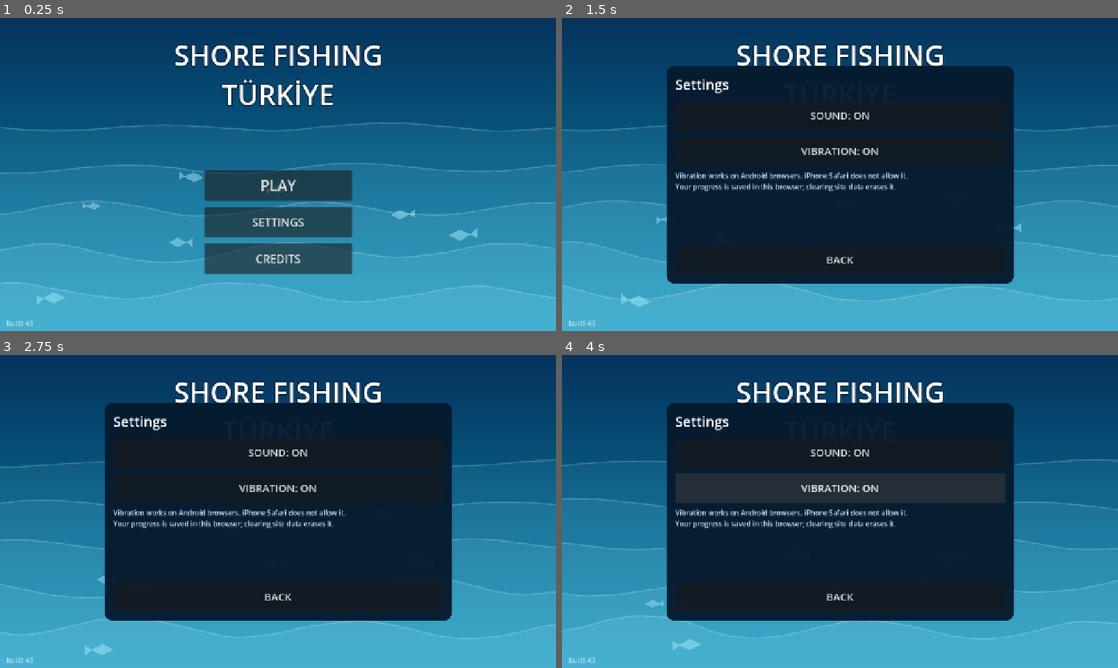
Above: before the commit, frames 1-4 (two rows, left to right).
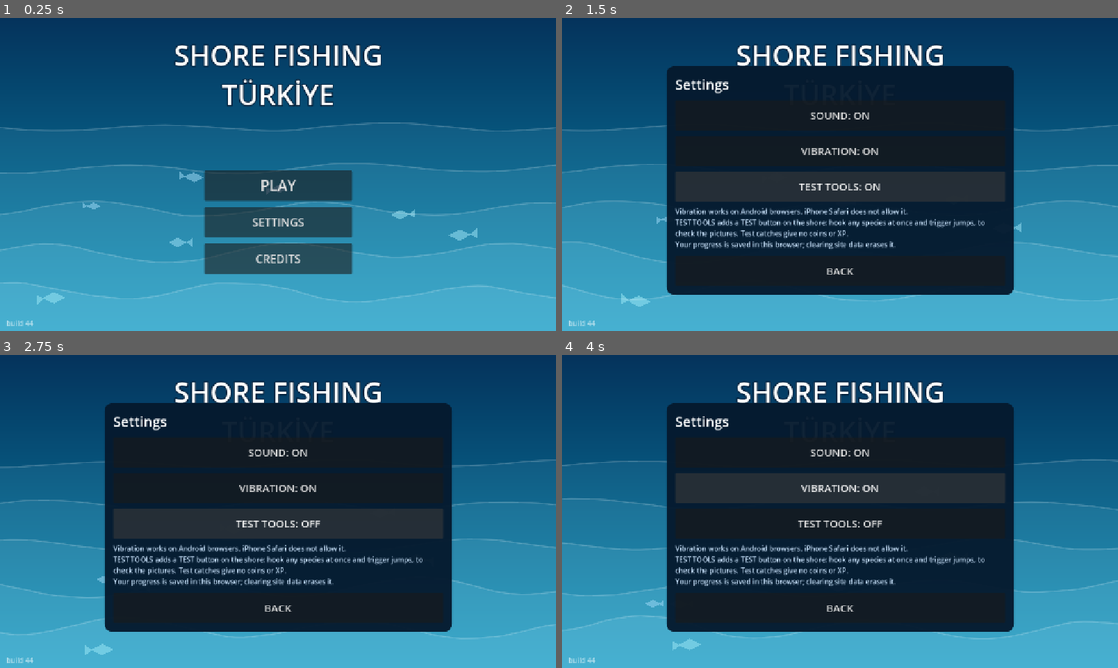
Above: after the commit, the same moments.

Repository: nextlevelcorp/godot_fishing_rpg
Game: Godot game, scene res://title_screen.tscn
The game is run twice, just before and just after one commit, with the same random seed, the same clock (stepped at 60 frames per second) and the same inputs.
Inputs (mouse positions are in pixels of both pictures, inside the frame that each line leads up to):
- Up to frame 1 (0.25 s): no input
- Up to frame 2 (1.5 s): click "SETTINGS" at 0.5 s; click (840, 187) at 1.25 s, where only the run after the commit has a clickable "TEST TOOLS: OFF"
- Up to frame 3 (2.75 s): click (278, 524) at 2 s, where only the run after the commit has a clickable "TEST TOOLS: ON"
- Up to frame 4 (4 s): click "VIBRATION: ON" at 2.75 s; click "VIBRATION: OFF" at 3.5 s

The runs differ from the first frame. In frame 1, less than 0.1% of the frame differs, in the area x 5-6%, y 96-99%; in frame 2, 9.8%, in the area x 5-82%, y 49-99%; in frame 3, 9.8%; in frame 4, 5.7%.

Commit message:
feat: cephalopod and crab sprites, sprite import tool, TEST tools (build 44)
- Squid, cuttlefish and blue crab pictures are used wherever a species is
  drawn (catch, other anglers' catches, journal); the crab, seen from above,
  does not bend (RealFish.NO_BEND).
- tools/art/import_sprites.py: the one repeatable way a picture becomes a
  sprite (empty check, real transparency kept, light background flooded
  away from the edges, trim, scale, contact sheet outside the project).
  Re-running it on the earlier uploads reproduces the committed files.
- TEST TOOLS in the title Settings: a TEST button on the shore hooks any
  species at once (size choice), JUMP/THRASH/ROLL/LAND buttons during a test
  fish; test catches give no rewards.
- game-art skill and GAME_DESIGN updated.

Co-Authored-By: Claude Sonnet 5.5 <noreply@anthropic.com>
Claude-Session: https://claude.ai/code/session_01HLtjWBZvxzhjVtsJywwULp

Diff:
--- a/fish_icon.gd
+++ b/fish_icon.gd
@@ -17,7 +17,7 @@
 
 
 func _draw() -> void:
-	if species == "" or FightView.CREATURES.has(species):
+	if species == "" or (FightView.CREATURES.has(species) and RealFish.sprite(species) == null):
 		return
 	var length := size.x * 0.9
 	var sprite := RealFish.sprite(species)
--- a/game_session.gd
+++ b/game_session.gd
@@ -11,7 +11,7 @@
 
 ## Shown on screen so a player can tell a fresh deploy from a page the browser cached.
 ## Bump it with every build that changes behaviour.
-const BUILD := "build 43"
+const BUILD := "build 44"
 const SAVE_PATH := "user://save.cfg"
 const SAVE_VERSION := 1
 const START_RIG := "shore_spinning_rig"
@@ -51,6 +51,10 @@
 static var rig_mode := "float"
 ## A landing net (kepçe): needed to land a heavy fish from a pier, quay or bridge. Saved.
 static var has_net := false
+## Test tools (set in the title screen's Settings): a TEST button on the shore hooks any species at
+## once and lets you trigger jumps and the landing, to check a sprite or a fight in seconds.
+## Test catches give no coins, XP or journal entry.
+static var test_tools := false
 ## Date (YYYY-MM-DD) of the last completed daily challenge (see Daily).
 static var daily_done := ""
 const NET_PRICE := 250
@@ -132,6 +136,7 @@
 	live_bait = clampi(_to_int(cfg.get_value("tackle", "live", 0)), 0, LIVE_BAIT_MAX)
 	rig_mode = "bottom" if cfg.get_value("tackle", "rig", "float") == "bottom" else "float"
 	has_net = cfg.get_value("tackle", "net", false) == true
+	test_tools = cfg.get_value("settings", "test_tools", false) == true
 	var dd: Variant = cfg.get_value("player", "daily_done", "")
 	daily_done = String(dd) if dd is String else ""
 	best_kg = _clean(cfg.get_value("journal", "best_kg", {}), true)
@@ -157,6 +162,7 @@
 	cfg.set_value("tackle", "live", live_bait)
 	cfg.set_value("tackle", "rig", rig_mode)
 	cfg.set_value("tackle", "net", has_net)
+	cfg.set_value("settings", "test_tools", test_tools)
 	cfg.set_value("player", "daily_done", daily_done)
 	cfg.set_value("journal", "best_kg", best_kg)
 	cfg.set_value("journal", "counts", counts)
@@ -177,6 +183,11 @@
 		bait_id = bait
 	if Tackle.HOOKS.has(hook):
 		hook_id = hook
+	save()
+
+
+static func set_test_tools(on: bool) -> void:
+	test_tools = on
 	save()
 
 
--- a/pov_view.gd
+++ b/pov_view.gd
@@ -962,7 +962,7 @@
 
 func _draw_caught_fish() -> void:
 	var len_px := clampf(_fish_len_m() * 280.0, 150.0, 330.0)
-	if _creature != "":
+	if _creature != "" and RealFish.sprite(_fish_id) == null:
 		_draw_creature(_creature, _fish_pos, _facing, _tilt, len_px / 160.0, Color.WHITE)
 	else:
 		RealFish.draw(_canvas, _fish_id, _fish_pos, len_px, _tilt - 0.15, _facing, _flex_phase * 0.6, 0.5 + 0.5 * clampf(_catch_t / 3.4, 0.0, 1.0), daylight, 1.0)
--- a/real_fish.gd
+++ b/real_fish.gd
@@ -81,6 +81,9 @@
 
 
 const SPRITE_SLICES := 24
+## Painted sprites that must not bend like a fish: the crab is seen from above, so a swim wave
+## would only warp it. It is drawn as one picture.
+const NO_BEND: Array[String] = ["blue_crab"]
 
 
 ## Draws a painted sprite, bent like a swimming fish: the picture is a strip of SPRITE_SLICES
@@ -128,7 +131,7 @@
 	# A painted sprite in assets/art/fish/<id>.png (see docs/ART_BRIEF_AI.md) replaces the drawing.
 	var tex := sprite(id)
 	if tex != null:
-		_draw_sprite_fish(ci, tex, center, length, rot, facing, phase, flex, dim)
+		_draw_sprite_fish(ci, tex, center, length, rot, facing, phase, 0.0 if NO_BEND.has(id) else flex, dim)
 		return
 	var lk := look(id)
 	var shade := Color(dim, dim, dim)
--- a/shore_fishing.gd
+++ b/shore_fishing.gd
@@ -83,6 +83,11 @@
 var _escape_reason := ""
 var _overhook_t := 0.0
 var _was_shaking := false
+var _test_fish := false           ## a fish hooked from the TEST panel: no rewards
+var _forced_kg := 0.0
+var _test_panel: PanelContainer
+var _test_bar: HBoxContainer
+var _test_size := 0.4
 var _anchor_seen := 0
 var _step_half := 0
 var _stroke_n := 0
@@ -456,6 +461,30 @@
 	bait_btn.pressed.connect(_open_tackle_panel)
 	ui.add_child(bait_btn)
 
+	if GameSession.test_tools:
+		var test_btn := Button.new()
+		test_btn.text = "TEST"
+		test_btn.add_theme_font_size_override("font_size", 20)
+		test_btn.position = Vector2(340.0, 96.0)
+		test_btn.size = Vector2(110.0, 48.0)
+		test_btn.focus_mode = Control.FOCUS_NONE
+		test_btn.pressed.connect(_open_test_panel)
+		ui.add_child(test_btn)
+		_test_bar = HBoxContainer.new()
+		_test_bar.position = Vector2(470.0, 96.0)
+		_test_bar.add_theme_constant_override("separation", 8)
+		for entry: Array in [["JUMP", "jump"], ["THRASH", "thrash"], ["ROLL", "roll"], ["LAND", "land"]]:
+			var b := Button.new()
+			b.text = String(entry[0])
+			b.custom_minimum_size = Vector2(110.0, 48.0)
+			b.add_theme_font_size_override("font_size", 18)
+			b.focus_mode = Control.FOCUS_NONE
+			var what := String(entry[1])
+			b.pressed.connect(func() -> void: _test_action(what))
+			_test_bar.add_child(b)
+		_test_bar.visible = false
+		ui.add_child(_test_bar)
+
 	var star := TextureRect.new()
 	star.texture = load("res://assets/kenney_game_icons/star.png") as Texture2D
 	star.expand_mode = TextureRect.EXPAND_IGNORE_SIZE
@@ -547,6 +576,8 @@
 	_tension_bar.visible = on
 	_stamina_bar.visible = on
 	_tension_label.visible = on
+	if _test_bar != null:
+		_test_bar.visible = on and _test_fish
 
 
 # ---------------------------------------------------------------- helpers
@@ -1101,17 +1132,18 @@
 	_set_status(message + ".   Aim and throw again")
 
 
-func _hook_fish() -> void:
+func _hook_fish(force: bool = false) -> void:
 	# Does the strike set the hook? Depends on the hook size against this fish's mouth.
-	if _rng.randf() > Tackle.hookup_chance(_fish_id, GameSession.hook_id, GameSession.bait_id):
+	if not force and _rng.randf() > Tackle.hookup_chance(_fish_id, GameSession.hook_id, GameSession.bait_id):
 		var mis := Tackle.hook_misfit(_fish_id, GameSession.hook_id, GameSession.bait_id)
 		var why := "  (hook too big for its mouth)" if mis > 0 else ("  (hook too small to hold)" if mis < 0 else "")
 		_fish_leaves("Missed! The hook did not set" + why)
 		return
-	if GameSession.bait_id == "live_fish":
+	if GameSession.bait_id == "live_fish" and not force:
 		GameSession.add_live_bait(-1)          # the fish has taken it
 	var species := BiomeDB.get_species(_fish_id)
-	_weight_kg = BiomeDB.roll_weight_kg(_fish_id, _rng)
+	_weight_kg = _forced_kg if _forced_kg > 0.0 else BiomeDB.roll_weight_kg(_fish_id, _rng)
+	_forced_kg = 0.0
 	_fishing.apply_rig(BiomeDB.get_rig(GameSession.rig_id))
 	_fishing.hook_fish(_fish_id, species, _weight_kg, _cast_dist_m)
 	var start := _bobber_pos if _fish_agent == null else _fish_agent.pos
@@ -1440,6 +1472,7 @@
 
 ## keep_view: leave the side view up (the catch card is showing and fades out on its own).
 func _end_fight(keep_view: bool = false) -> void:
+	_test_fish = false
 	_show_fight_ui(false)
 	if not keep_view:
 		_fight_view.end()
@@ -1453,6 +1486,16 @@
 
 func _on_caught(id: String, weight_kg: float) -> void:
 	var sp := BiomeDB.get_species(id)
+	if _test_fish:
+		_test_fish = false
+		var tcm := Regulations.length_cm(id, weight_kg)
+		_fight_view.show_catch("TEST: " + String(sp["name"]), PackedStringArray(["%.2f kg, %.0f cm" % [weight_kg, tcm], String(sp["scientific"]), "Test catch: no coins, no XP, not in the journal"]))
+		_result_label.text = ""
+		_set_status("Test catch")
+		_amb.play("splash", 0.7)
+		_amb.play("drips", 0.8)
+		_end_fight(true)
+		return
 	# From a pier, quay or bridge the fish has to come up through the air. Lifted on the line, its
 	# weight plus the jerk of the lift (about twice its weight) can part the line; a net takes it.
 	var high := not _boat_mode and (_on_pier() or String(_spot["kind"]) == "bridge" or String(_spot["kind"]) == "harbor")
@@ -1641,6 +1684,97 @@
 	keep.pressed.connect(func() -> void: _summary.queue_free())
 	row.add_child(keep)
 	_hud_root.add_child(_summary)
+
+
+## TEST tools (GameSession.test_tools): hook any species at once to check its picture and fight.
+func _open_test_panel() -> void:
+	if _state != State.AIM:
+		_flash("Reel in first")
+		return
+	if _test_panel != null and is_instance_valid(_test_panel):
+		_test_panel.queue_free()
+	var panel := PanelContainer.new()
+	panel.set_anchors_and_offsets_preset(Control.PRESET_CENTER)
+	panel.offset_left = -470.0
+	panel.offset_right = 470.0
+	panel.offset_top = -330.0
+	panel.offset_bottom = 330.0
+	var style := StyleBoxFlat.new()
+	style.bg_color = Color(0.02, 0.10, 0.18, 0.96)
+	style.set_corner_radius_all(18)
+	style.set_content_margin_all(16)
+	panel.add_theme_stylebox_override("panel", style)
+	var box := VBoxContainer.new()
+	box.add_theme_constant_override("separation", 8)
+	panel.add_child(box)
+	_plain_label(box, 26, Color(1.0, 0.92, 0.6)).text = "Test: hook a species now"
+	var sizes := HBoxContainer.new()
+	sizes.add_theme_constant_override("separation", 8)
+	box.add_child(sizes)
+	_plain_label(sizes, 18, Color.WHITE).text = "Size:"
+	for entry: Array in [["SMALL", 0.05], ["MEDIUM", 0.4], ["LARGE", 0.95]]:
+		var sb := _tackle_button(String(entry[0]), absf(_test_size - float(entry[1])) < 0.01, Vector2(150.0, 46.0))
+		var v := float(entry[1])
+		sb.pressed.connect(func() -> void:
+			_test_size = v
+			_open_test_panel())
+		sizes.add_child(sb)
+	var scroll := ScrollContainer.new()
+	scroll.size_flags_vertical = Control.SIZE_EXPAND_FILL
+	scroll.horizontal_scroll_mode = ScrollContainer.SCROLL_MODE_DISABLED
+	box.add_child(scroll)
+	var grid := GridContainer.new()
+	grid.columns = 3
+	grid.add_theme_constant_override("h_separation", 8)
+	grid.add_theme_constant_override("v_separation", 8)
+	scroll.add_child(grid)
+	var ids: Array[String] = []
+	for sid: String in BiomeDB.fish.keys():
+		ids.append(sid)
+	ids.sort()
+	for sid: String in ids:
+		var mark := "* " if RealFish.sprite(sid) != null else ""
+		var tb := _tackle_button(mark + String(BiomeDB.get_species(sid)["name"]), false, Vector2(290.0, 46.0))
+		tb.pressed.connect(func() -> void:
+			panel.queue_free()
+			_test_hook(sid, _test_size))
+		grid.add_child(tb)
+	_plain_label(box, 15, Color(0.8, 0.9, 1.0)).text = "* = has a painted picture. After hooking, use JUMP, THRASH, ROLL and LAND at the top. Test catches give no coins or XP."
+	var close := _tackle_button("CLOSE", false, Vector2(200.0, 52.0))
+	close.pressed.connect(func() -> void: panel.queue_free())
+	box.add_child(close)
+	_test_panel = panel
+	_hud_root.add_child(panel)
+
+
+## Hooks `id` at once, 25 m out in front of you, at a size from 0 (smallest) to 1 (largest).
+func _test_hook(id: String, size01: float) -> void:
+	if _state != State.AIM:
+		return
+	_facing = Vector2.UP
+	_aim = 0.0
+	_cast_dist_m = 25.0
+	_bobber_pos = _rod_tip() + _aim_dir() * _cast_dist_m * PX_PER_M
+	_fight_view.begin_cast()
+	_bait_on = true
+	_fish_id = id
+	_prof = BiomeDB.get_bite_profile(id)
+	var wr: Vector2 = BiomeDB.get_species(id)["weight_kg"]
+	_forced_kg = lerpf(wr.x, wr.y, size01)
+	_test_fish = true
+	_hook_fish(true)
+
+
+## The buttons at the top while a test fish is on: force a surfacing, or land it now.
+func _test_action(what: String) -> void:
+	if _state != State.FIGHT:
+		return
+	if what == "land":
+		_fishing.fish_pos_m = 0.5
+		_fishing.stamina = 0.0
+		_fishing._finish(FishingController.State.LANDED)
+	else:
+		_fight_view.surface(what)
 
 
 ## Bait and hook choice. Only while not fishing: you change tackle with the line in.
--- a/title_screen.gd
+++ b/title_screen.gd
@@ -18,6 +18,7 @@
 var _overlay_body: VBoxContainer
 var _sound_btn: Button
 var _vibrate_btn: Button
+var _test_btn: Button
 var _menu: VBoxContainer
 
 
@@ -124,8 +125,10 @@
 	_vibrate_btn = _button("", 24, _toggle_vibration)
 	_overlay_body.add_child(_sound_btn)
 	_overlay_body.add_child(_vibrate_btn)
+	_test_btn = _button("", 24, _toggle_test_tools)
+	_overlay_body.add_child(_test_btn)
 	var note := Label.new()
-	note.text = "Vibration works on Android browsers. iPhone Safari does not allow it.\nYour progress is saved in this browser; clearing site data erases it."
+	note.text = "Vibration works on Android browsers. iPhone Safari does not allow it.\nTEST TOOLS adds a TEST button on the shore: hook any species at once and trigger jumps, to check the pictures. Test catches give no coins or XP.\nYour progress is saved in this browser; clearing site data erases it."
 	note.autowrap_mode = TextServer.AUTOWRAP_WORD_SMART
 	note.add_theme_font_size_override("font_size", 16)
 	note.add_theme_color_override("font_color", Color(0.8, 0.9, 1.0))
@@ -168,7 +171,13 @@
 	_refresh_settings()
 
 
+func _toggle_test_tools() -> void:
+	GameSession.set_test_tools(not GameSession.test_tools)
+	_refresh_settings()
+
+
 func _refresh_settings() -> void:
+	_test_btn.text = "TEST TOOLS: %s" % ("ON" if GameSession.test_tools else "OFF")
 	_sound_btn.text = "SOUND: %s" % ("ON" if GameSession.sound_on else "OFF")
 	_vibrate_btn.text = "VIBRATION: %s" % ("ON" if GameSession.vibration_on else "OFF")
 
Not shown, changed: .claude/skills/game-art/SKILL.md
Not shown, changed: GAME_DESIGN.md
